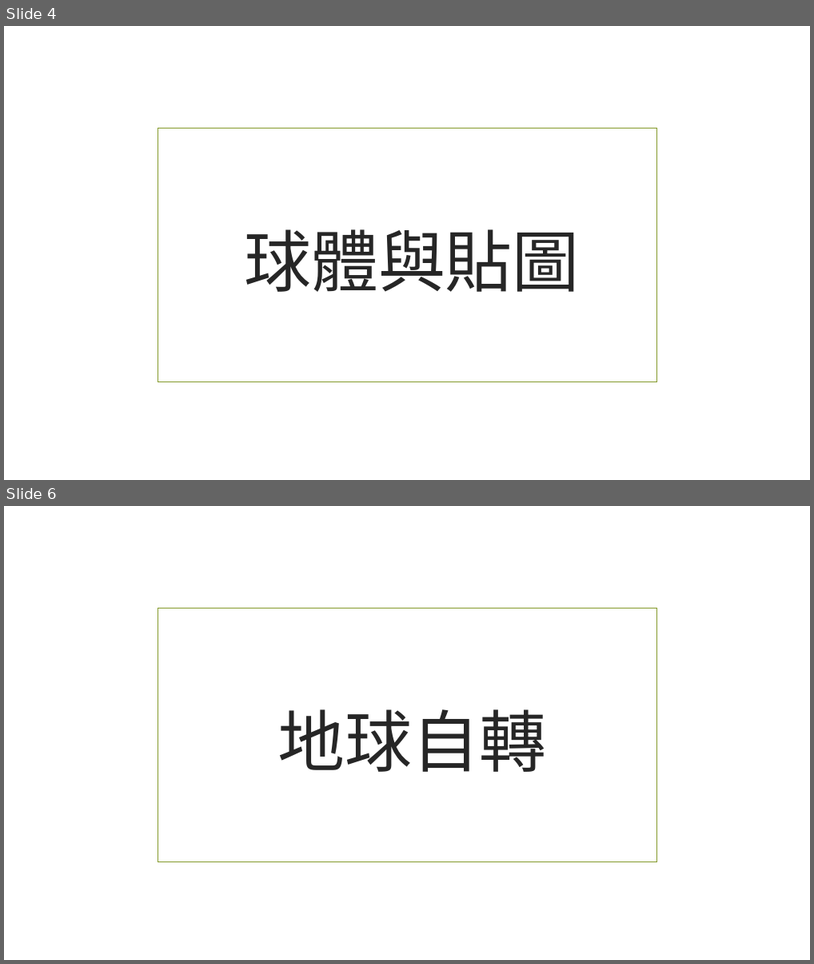
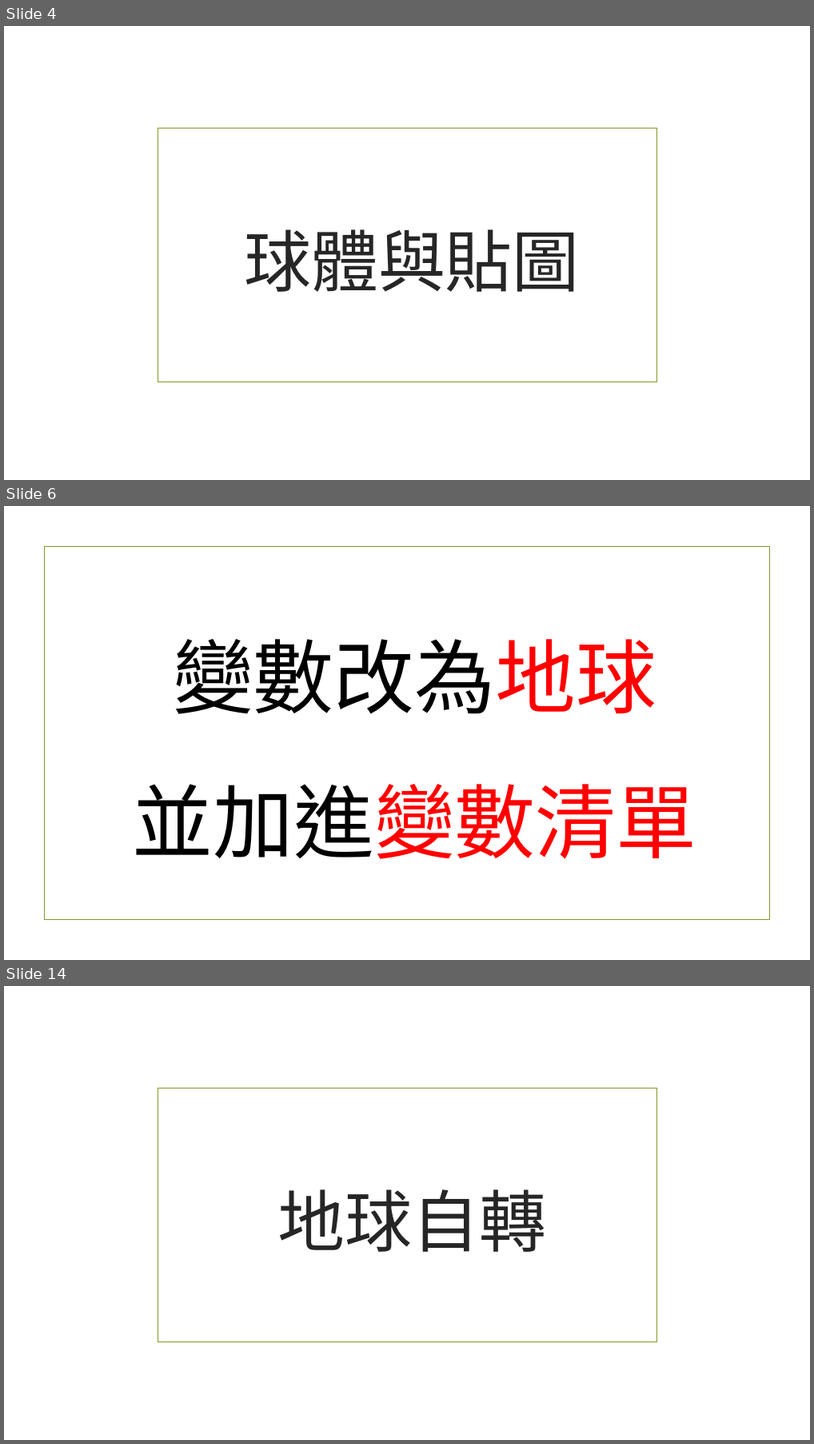
Before and after one commit to beardad1975/py4t, a slide deck: 課程資料/3D空間大探索/02轉動地球.pptx. Shown one above the other, each under a label of ours: slides 4 and 6 before the commit, slides 4, 6 and 14 after it; the slides between them are not shown. The pictures are 814x964 and 814x1444 pixels, drawn with LibreOffice and Linux fonts; fonts in the diff are those of the drawing; background and template pictures are left out. Boxes give left, top, right and bottom in pixels: in the first picture for what was removed or moved away, otherwise in the second. Text is boxed around its words. In the diff, an @@ line names an element or a change of style, - is before the commit and + after.

```diff
--- a/課程資料/3D空間大探索/02轉動地球.pptx
+++ b/課程資料/3D空間大探索/02轉動地球.pptx
@@ slide 6 added at [4,506,810,960], background picture (left out) @@
@@ rectangle added at [44,547,770,920], outline #83992A 1.25 pt @@
@@ title added at [133,639,698,859], 96 pt, text #000000 @@
+變數改為地球
+並加進變數清單
@@ what was slide 6 is now slide 14 @@
```
Also in this commit, not shown: 5 slides changed, 10 other slides added, 7 slides removed, 17 other files.
